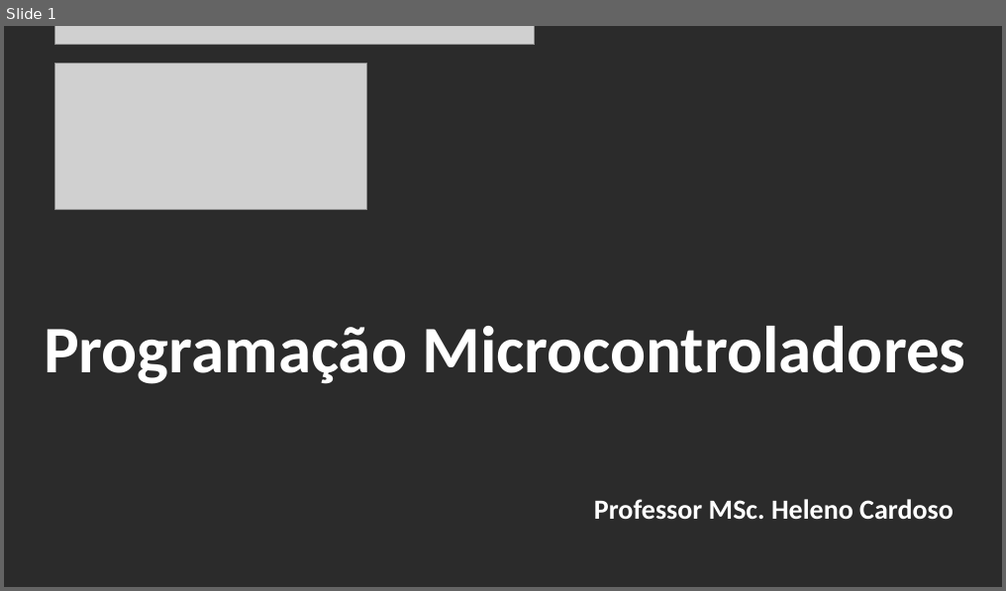
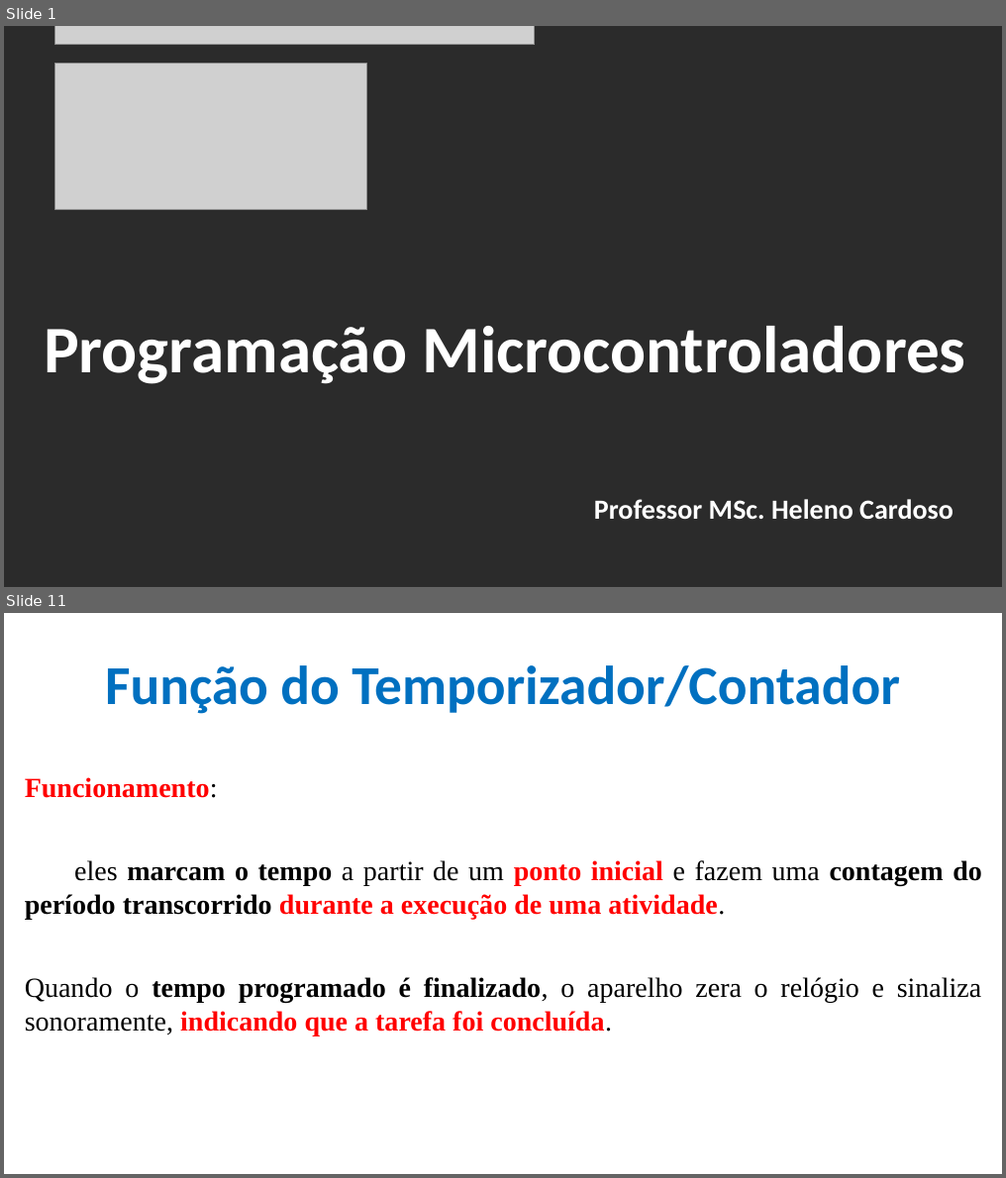
Before and after one commit to CloudEducationBrazil/WydenArea1ProgramacaoMicrocontroladores, a slide deck: 01 Classes/Aula 06 - Programação Microcontroladores - Periféricos Integrados - Temporizadores e PWM.pptx. Shown one above the other, each under a label of ours: slide 1 before the commit, slides 1 and 11 after it; the slides between them are not shown. The pictures are 1006x591 and 1006x1178 pixels, drawn with LibreOffice and Linux fonts; fonts in the diff are those of the drawing; grey boxes stand for pictures; background and template pictures are left out; a plain dark background stands for a picture behind light text. Boxes give left, top, right and bottom in pixels: in the first picture for what was removed or moved away, otherwise in the second. Text is boxed around its words. In the diff, an @@ line names an element or a change of style, - is before the commit and + after.

```diff
--- a/01 Classes/Aula 06 - Programação Microcontroladores - Periféricos Integrados - Temporizadores e PWM.pptx
+++ b/01 Classes/Aula 06 - Programação Microcontroladores - Periféricos Integrados - Temporizadores e PWM.pptx
@@ slide 11 added at bbox=[4, 613, 1002, 1174], background picture (left out) @@
@@ title added at bbox=[105, 665, 900, 714], 39.6 pt, text #0070C0, bold @@
+Função do Temporizador/Contador
@@ text added at bbox=[25, 777, 982, 1036], 20 pt, text #000000, bold @@
+Funcionamento:
+eles marcam o tempo a partir de um ponto inicial e fazem uma contagem do período transcorrido durante a execução de uma atividade.
+Quando o tempo programado é finalizado, o aparelho zera o relógio e sinaliza sonoramente, indicando que a tarefa foi concluída.
```
Also in this commit, not shown: 6 slides changed, 32 other slides added, 1 slide removed, 4 other files.
